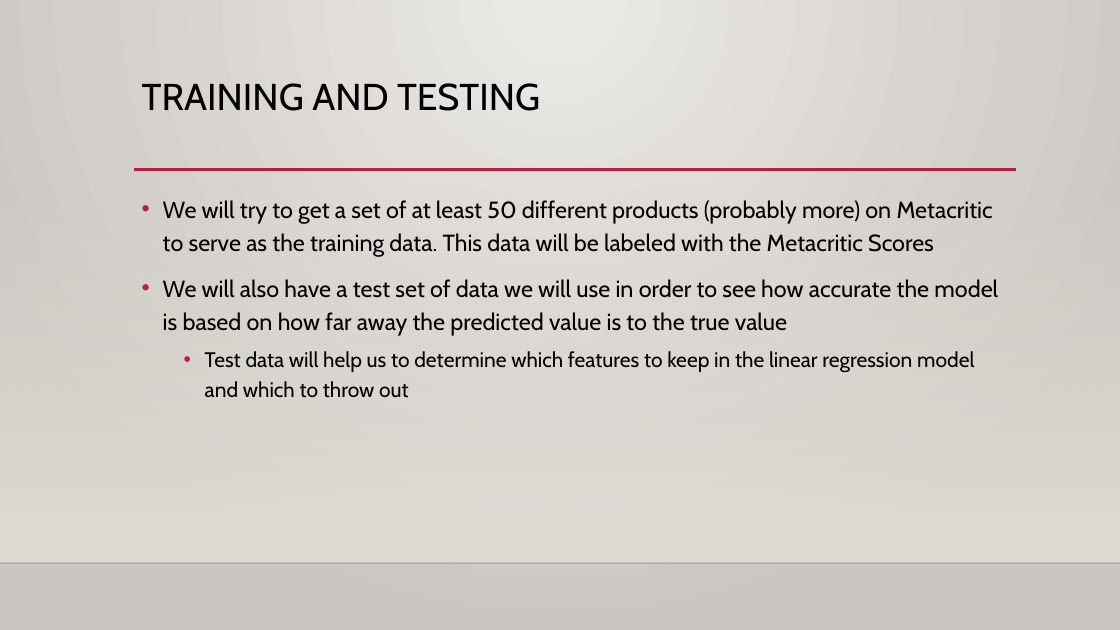
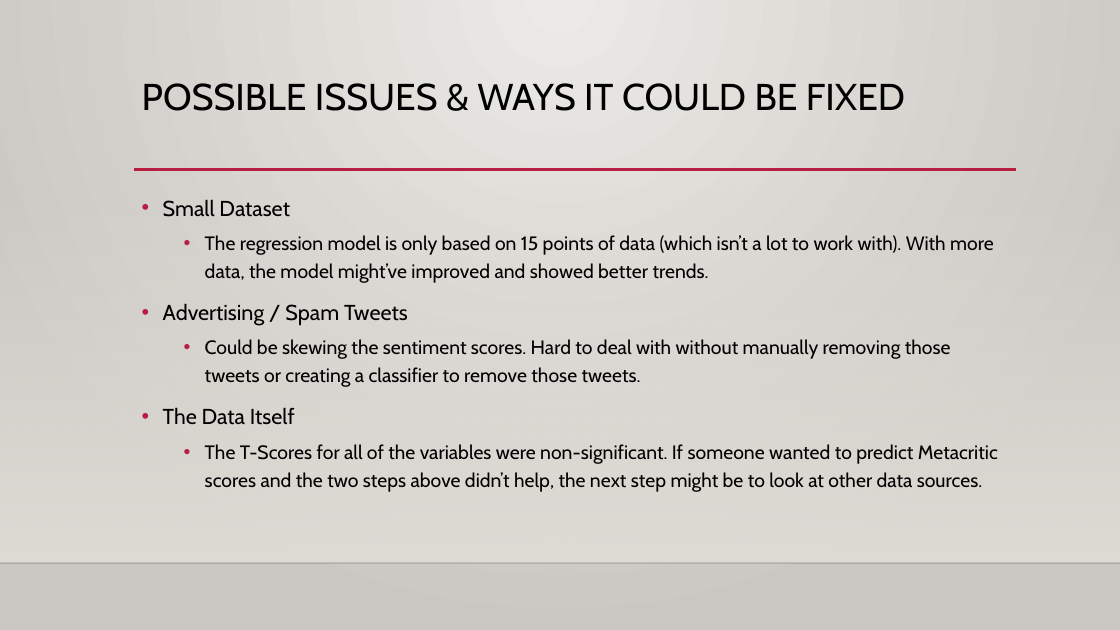
Before and after one commit to amspies/cse408, a slide deck: slide 11 of Project_3_Proposal.pptx (slide 6 before the commit). Drawn at 1120x630 pixels with LibreOffice and Linux fonts; fonts in the diff are those of the drawing; background and template pictures are left out. Boxes give left, top, right and bottom in pixels: in the first picture for what was removed or moved away, otherwise in the second. Text is boxed around its words. In the diff, an @@ line names an element or a change of style, - is before the commit and + after.

```diff
--- a/Project_3_Proposal.pptx
+++ b/Project_3_Proposal.pptx
@@ title at [142, 83, 905, 111]: text changed @@
-TRAINING AND TESTING
+POSSIBLE ISSUES & WAYS IT COULD BE FIXED
@@ text at [163, 199, 998, 492]: text changed; size 20 to 16.6 pt @@
-• We will try to get a set of at least 50 different products (probably more) on Metacritic to serve as the training data. This data will be labeled with the Metacritic Scores
-• We will also have a test set of data we will use in order to see how accurate the model is based on how far away the predicted value is to the true value
-  • Test data will help us to determine which features to keep in the linear regression model and which to throw out
+• Small Dataset
+  • The regression model is only based on 15 points of data (which isn’t a lot to work with). With more data, the model might’ve improved and showed better trends.
+• Advertising / Spam Tweets
+  • Could be skewing the sentiment scores. Hard to deal with without manually removing those tweets or creating a classifier to remove those tweets.
+• The Data Itself
+  • The T-Scores for all of the variables were non-significant. If someone wanted to predict Metacritic scores and the two steps above didn’t help, the next step might be to look at other data sources.
```
Also in this commit, not shown: 4 other slides changed, 8 slides added, 2 slides removed, 3 other files.
